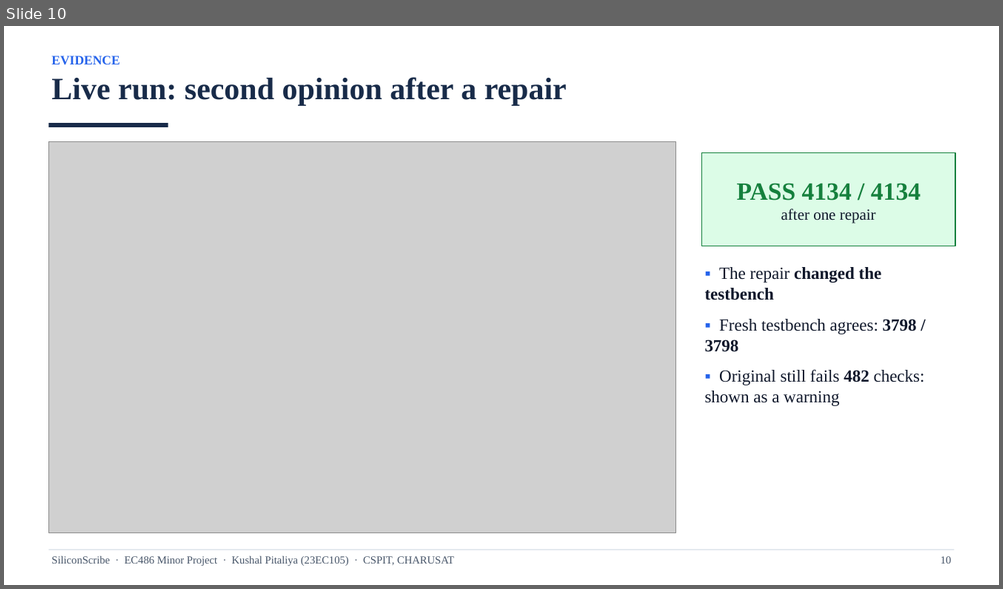
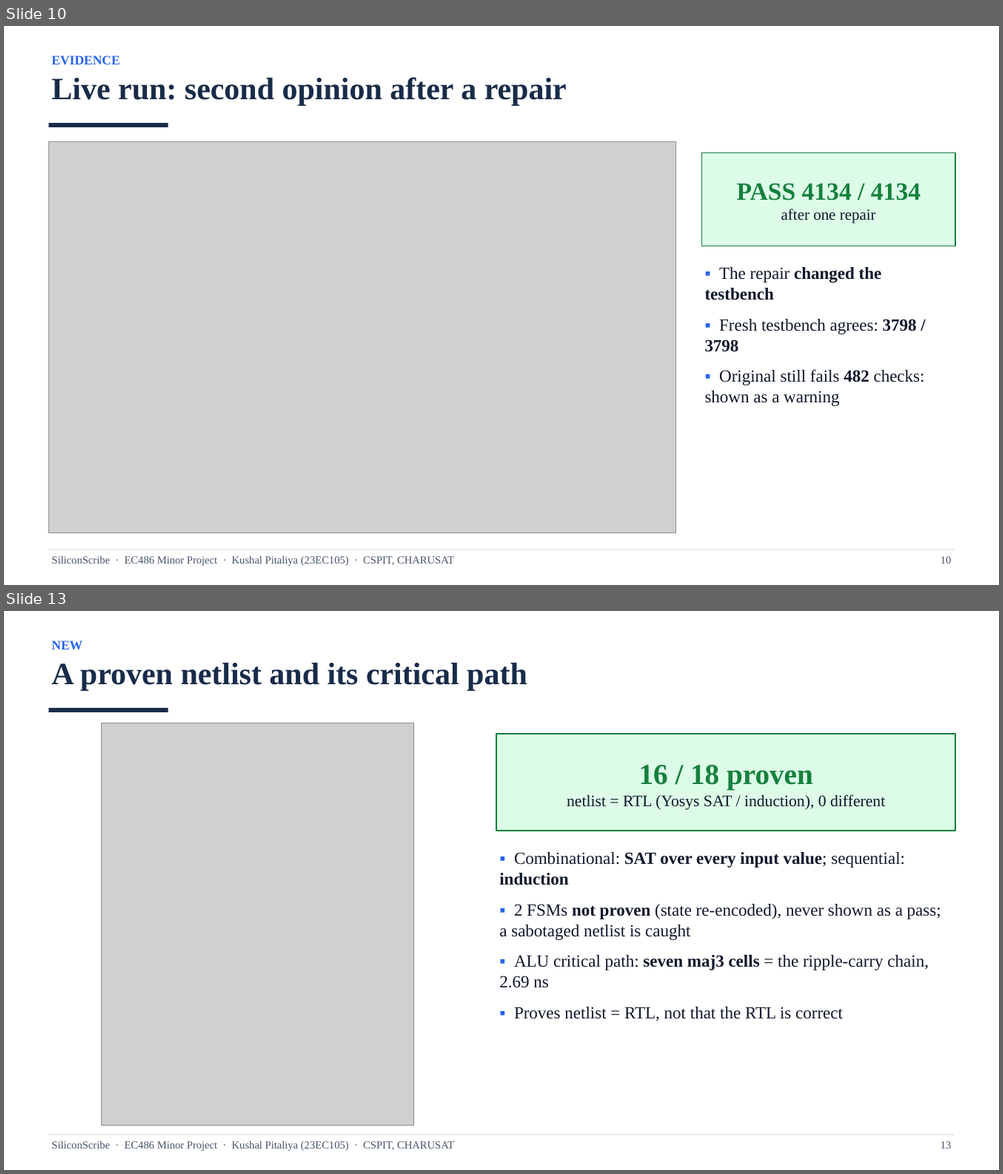
Before and after one commit to k-pitaliya/siliconscribe, a slide deck: docs/23EC105_Kushal_Pitaliya_SiliconScribe_Viva_Presentation.pptx. Shown one above the other, each under a label of ours: slide 10 before the commit, slides 10 and 13 after it; the slides between them are not shown. The pictures are 1003x589 and 1003x1174 pixels, drawn with LibreOffice and Linux fonts; fonts in the diff are those of the drawing; grey boxes stand for pictures. Boxes give left, top, right and bottom in pixels: in the first picture for what was removed or moved away, otherwise in the second. Text is boxed around its words. In the diff, an @@ line names an element or a change of style, - is before the commit and + after.

```diff
--- a/docs/23EC105_Kushal_Pitaliya_SiliconScribe_Viva_Presentation.pptx
+++ b/docs/23EC105_Kushal_Pitaliya_SiliconScribe_Viva_Presentation.pptx
@@ slide 13 added at bbox=[4, 611, 999, 1170], background #FFFFFF @@
@@ text added at bbox=[51, 641, 82, 650], 12.5 pt, text #2563EB, bold @@
+NEW
@@ text added at bbox=[51, 663, 527, 690], 30 pt, text #182B49, bold @@
+A proven netlist and its critical path
@@ rectangle added at bbox=[48, 708, 168, 712], fill #182B49 @@
@@ picture added at bbox=[101, 723, 414, 1126] @@
@@ rectangle added at bbox=[496, 734, 956, 831], fill #DCFCE7, outline #15803D 1.25 pt, 15.5 pt, text #0F172A @@
+16 / 18 proven
+netlist = RTL (Yosys SAT / induction), 0 different
@@ text added at bbox=[499, 852, 941, 1022], 16.5 pt, text #0F172A @@
+▪ Combinational: SAT over every input value; sequential: induction
+▪ 2 FSMs not proven (state re-encoded), never shown as a pass; a sabotaged netlist is caught
+▪ ALU critical path: seven maj3 cells = the ripple-carry chain, 2.69 ns
+▪ Proves netlist = RTL, not that the RTL is correct
@@ rectangle added at bbox=[48, 1135, 954, 1136], fill #CBD5E1 @@
@@ text added at bbox=[51, 1142, 454, 1151], 10.5 pt, text #475569 @@
+SiliconScribe · EC486 Minor Project · Kushal Pitaliya (23EC105) · CSPIT, CHARUSAT
@@ text added at bbox=[940, 1142, 951, 1149], 10.5 pt, text #475569 @@
+13
```
Also in this commit, not shown: 6 slides changed, 1 other slide added, 15 other files.
